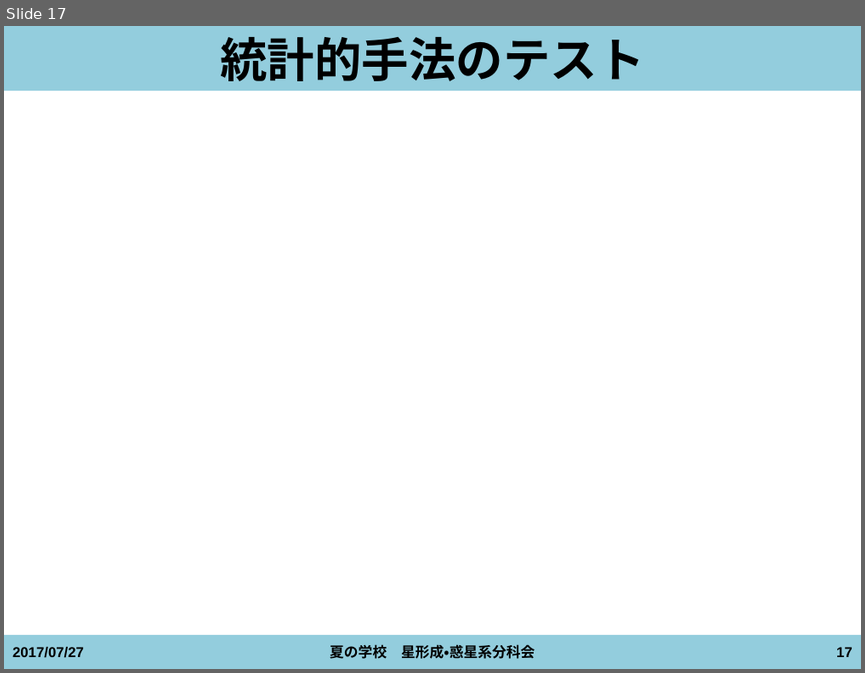
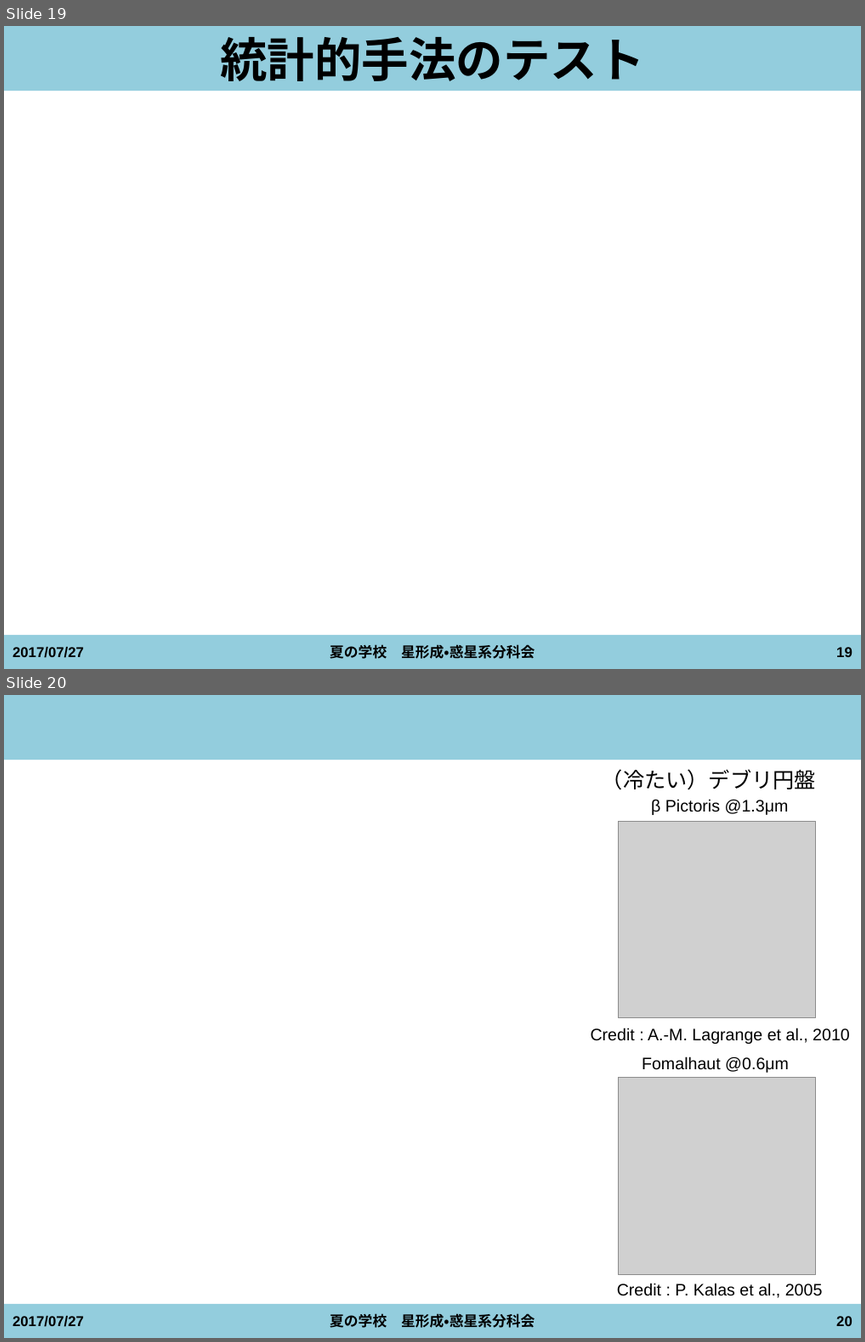
Before and after one commit to kazpc1215/Summer_School_2017, a slide deck: isoya20170727_ver1.pptx. Shown one above the other, each under a label of ours: slide 17 before the commit, slides 19 and 20 after it. The pictures are 865x673 and 865x1342 pixels, drawn with LibreOffice and Linux fonts; fonts in the diff are those of the drawing; grey boxes stand for pictures. Boxes give left, top, right and bottom in pixels: in the first picture for what was removed or moved away, otherwise in the second. Text is boxed around its words. In the diff, an @@ line names an element or a change of style, - is before the commit and + after.

```diff
--- a/isoya20170727_ver1.pptx
+++ b/isoya20170727_ver1.pptx
@@ slide 20 added at (x1=4, y1=695, x2=861, y2=1338), background #FFFFFF; not listed: 2 template elements that a slide beside it also shows @@
@@ text added at (x1=602, y1=769, x2=816, y2=790), 18 pt, text #000000 @@
+（冷たい）デブリ円盤
@@ picture added at (x1=619, y1=821, x2=816, y2=1018) @@
@@ text added at (x1=651, y1=799, x2=789, y2=815), 14 pt, text #000000 @@
+β Pictoris @1.3μm
@@ text added at (x1=590, y1=1027, x2=850, y2=1043), 14 pt, text #000000 @@
+Credit : A.-M. Lagrange et al., 2010
@@ text added at (x1=642, y1=1056, x2=789, y2=1072), 14 pt, text #000000 @@
+Fomalhaut @0.6μm
@@ picture added at (x1=619, y1=1077, x2=816, y2=1274) @@
@@ text added at (x1=617, y1=1282, x2=823, y2=1298), 14 pt, text #000000 @@
+Credit : P. Kalas et al., 2005
@@ text added at (x1=12, y1=1315, x2=84, y2=1327), 12 pt, text #000000, bold @@
+2017/07/27
@@ text added at (x1=330, y1=1313, x2=534, y2=1327), 12 pt, text #000000, bold @@
+夏の学校 星形成・惑星系分科会
@@ page number added at (x1=836, y1=1315, x2=852, y2=1326), 12 pt, text #000000, bold @@
+20
@@ what was slide 17 is now slide 19 @@
@@ page number at (x1=836, y1=646, x2=852, y2=657): text changed @@
-17
+19
```
Also in this commit, not shown: 5 slides changed, 2 other slides added, 5 other files.
